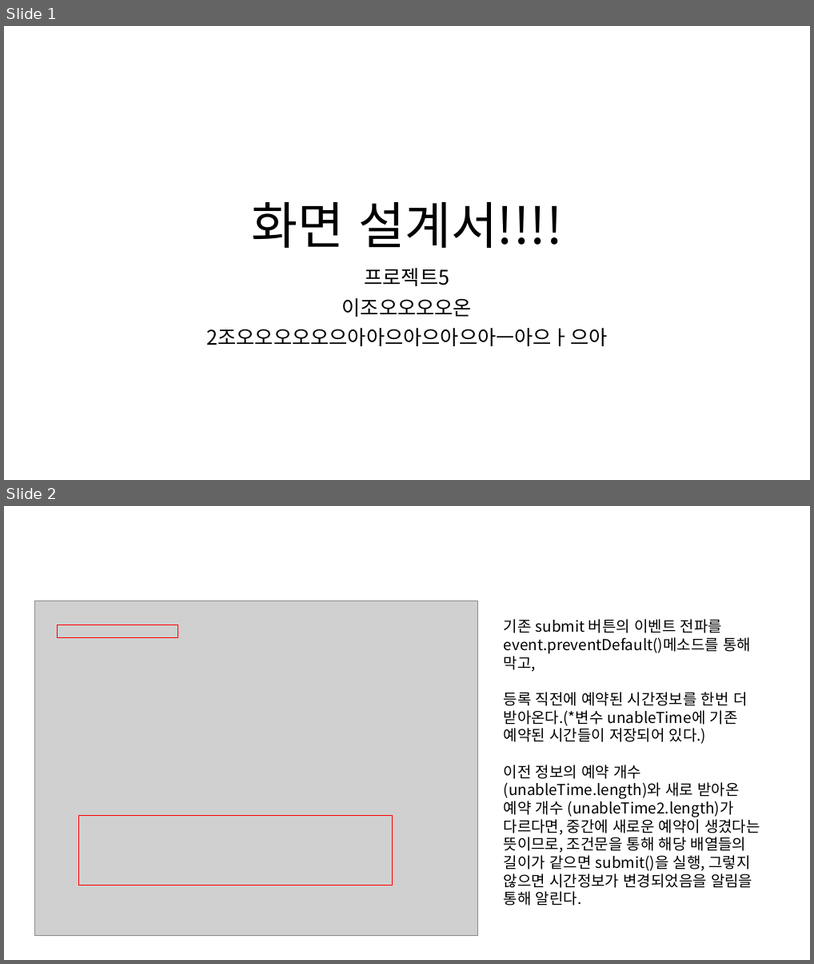
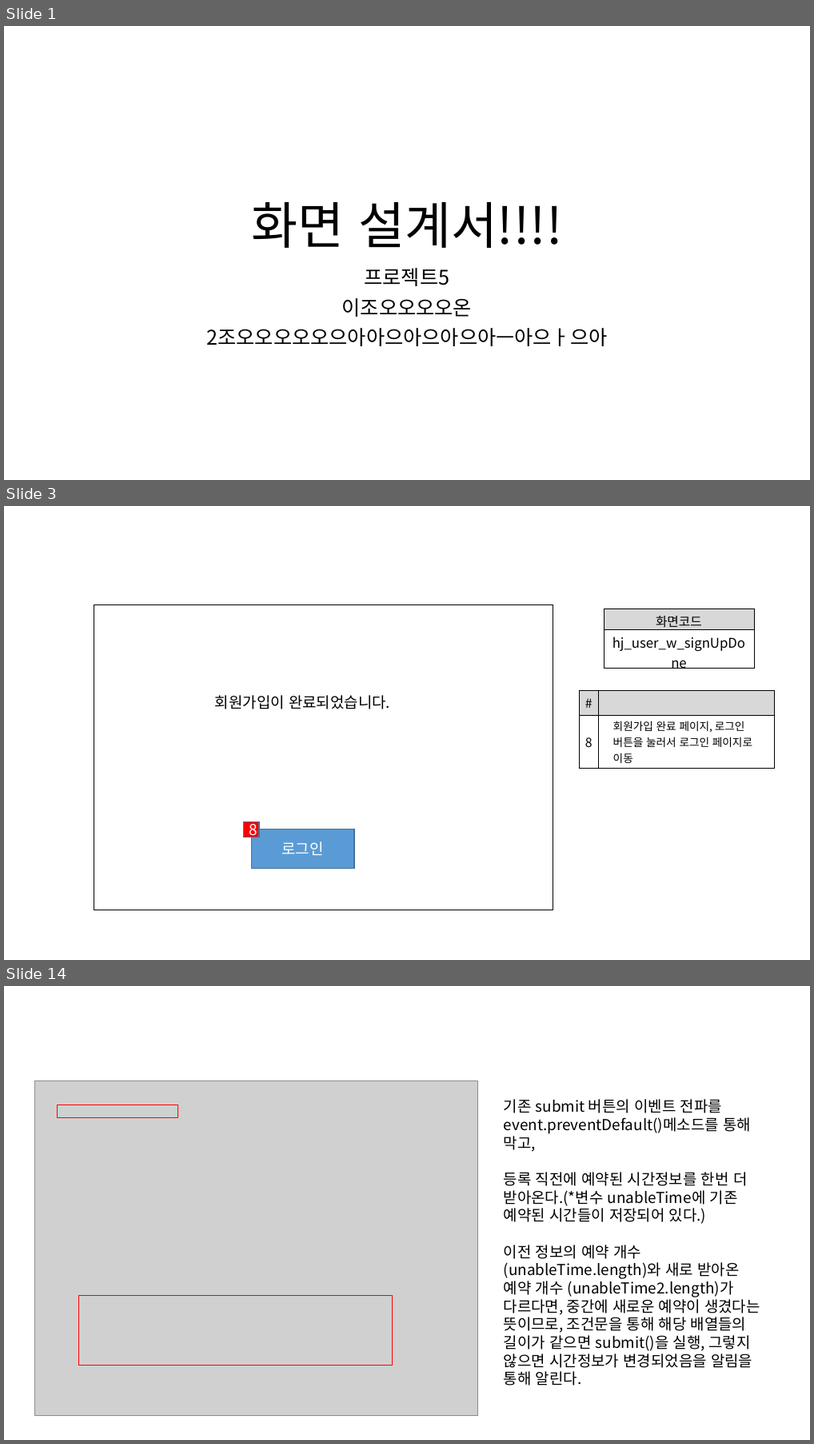
Before and after one commit to ezenteam2/e-Zone, a slide deck: 0 발표용 파워포인트/0501 5차발표/0501 project05 - 파워포인트 - 형준.pptx. Shown one above the other, each under a label of ours: slides 1 and 2 before the commit, slides 1, 3 and 14 after it; the slides between them are not shown. The pictures are 814x964 and 814x1444 pixels, drawn with LibreOffice and Linux fonts; fonts in the diff are those of the drawing; grey boxes stand for pictures. Boxes give left, top, right and bottom in pixels: in the first picture for what was removed or moved away, otherwise in the second. Text is boxed around its words. In the diff, an @@ line names an element or a change of style, - is before the commit and + after.

```diff
--- a/0 발표용 파워포인트/0501 5차발표/0501 project05 - 파워포인트 - 형준.pptx
+++ b/0 발표용 파워포인트/0501 5차발표/0501 project05 - 파워포인트 - 형준.pptx
@@ slide 3 added at [4,506,810,960], background #FFFFFF @@
@@ rectangle added at [94,604,554,910], outline #000000 1 pt @@
@@ table added at [604,609,754,655], 2 rows, 1 columns @@
+화면코드
+hj_user_w_signUpDone
@@ text added at [215,695,390,709], 18 pt, text #000000 @@
+회원가입이 완료되었습니다.
@@ table added at [579,691,774,766], 2 rows, 2 columns @@
+# | 
+8 | 회원가입 완료 페이지, 로그인 버튼을 눌러서 로그인 페이지로 이동
@@ rectangle added at [243,822,259,837], fill #FF0000, outline #43739E 1 pt, 18 pt, text #FFFFFF @@
+8
@@ rectangle added at [251,829,355,868], fill #5B9BD5, outline #43739E 1 pt, 18 pt, text #FFFFFF @@
+로그인
@@ what was slide 2 is now slide 14 @@
```
Also in this commit, not shown: 31 other slides added.
